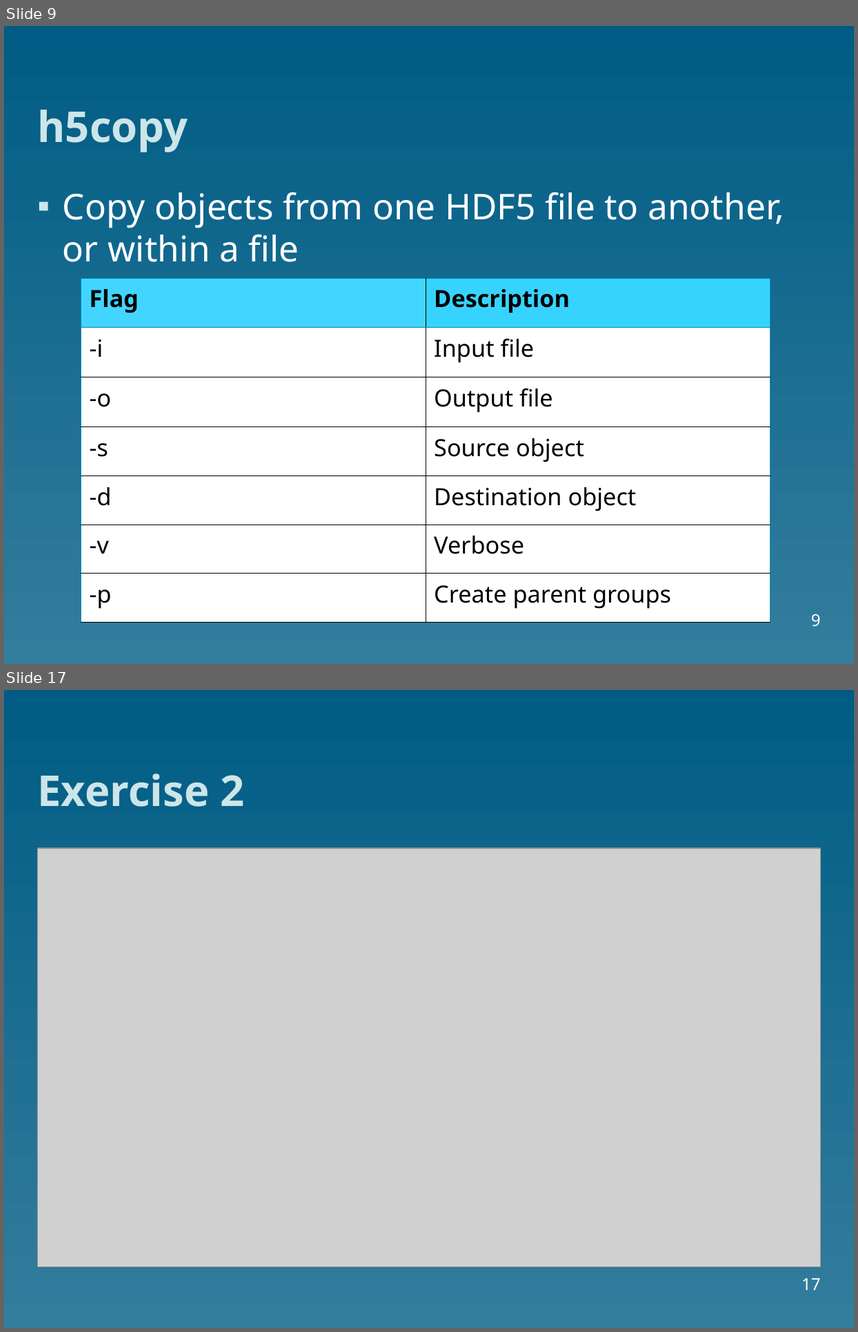
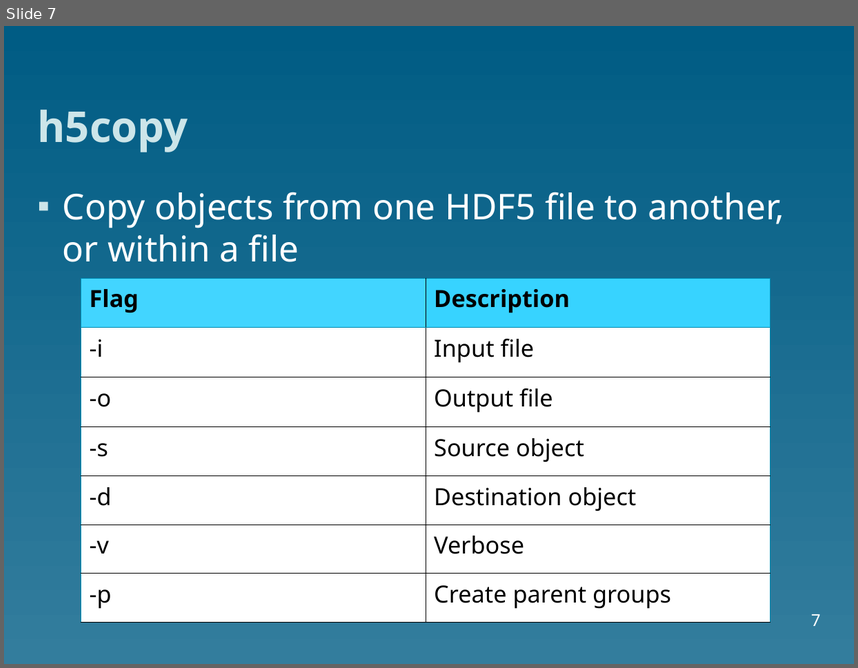
Before and after one commit to christophertacon/Blog, a slide deck: tools-pelican/content/HDF5/slides/HDF5_presentation.ppt. Shown one above the other, each under a label of ours: slides 9 and 17 before the commit, slide 7 after it; the slides between them are not shown. The pictures are 858x1332 and 858x668 pixels, drawn with LibreOffice and Linux fonts; fonts in the diff are those of the drawing; grey boxes stand for pictures. Boxes give left, top, right and bottom in pixels: in the first picture for what was removed or moved away, otherwise in the second. Text is boxed around its words. In the diff, an @@ line names an element or a change of style, - is before the commit and + after.

```diff
--- a/tools-pelican/content/HDF5/slides/HDF5_presentation.ppt
+++ b/tools-pelican/content/HDF5/slides/HDF5_presentation.ppt
@@ slide 17 removed at <box>4,690,854,1328</box>, background gradient #005C84 to #337D9D @@
@@ title removed at <box>37,773,245,807</box> @@
-Exercise 2
@@ picture removed at <box>37,848,820,1266</box> @@
@@ page number removed at <box>802,1278,820,1290</box> @@
-17
@@ what was slide 9 is now slide 7 @@
@@ page number at <box>811,614,821,626</box>: text changed @@
-9
+7
```
Also in this commit, not shown: 7 slides changed, 2 slides added, 3 other slides removed.
